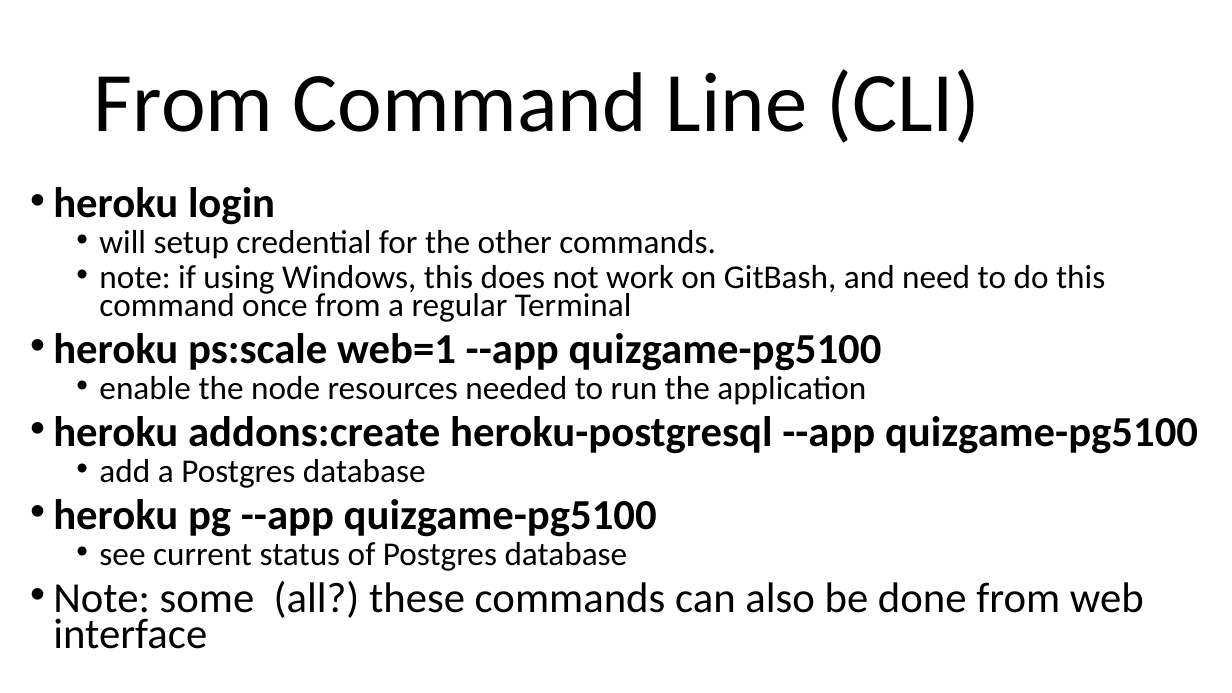
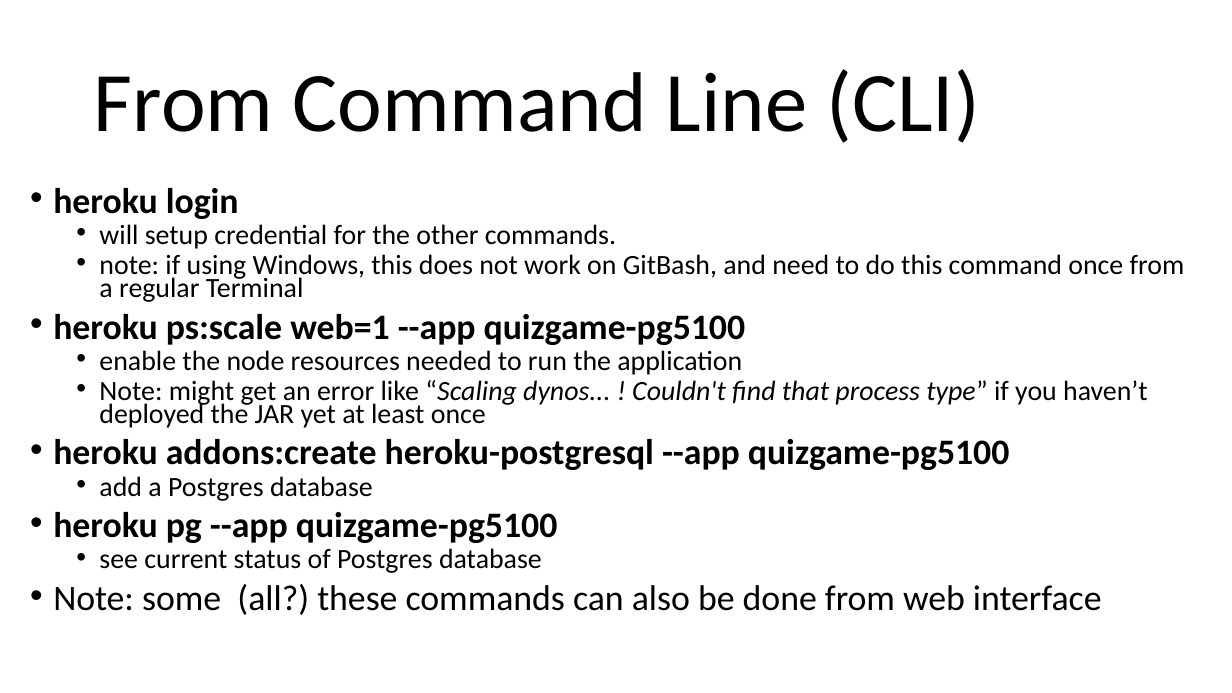
Before and after one commit to arcuri82/testing_security_development_enterprise_systems, a slide deck: slide 20 of doc/intro/slides/lesson_11_ci.pptx (slide 19 before the commit). Drawn at 1232x693 pixels with LibreOffice and Linux fonts; fonts in the diff are those of the drawing. Boxes give left, top, right and bottom in pixels: in the first picture for what was removed or moved away, otherwise in the second. Text is boxed around its words. In the diff, an @@ line names an element or a change of style, - is before the commit and + after.

```diff
--- a/doc/intro/slides/lesson_11_ci.pptx
+++ b/doc/intro/slides/lesson_11_ci.pptx
@@ text at bbox=[53, 188, 1185, 615]: size 33.3 to 27.9 pt in "heroku login", "heroku ps:scale web=1 --app quizgame-pg5100", "heroku addons:create heroku-postgresql --app quizgame-pg5100", "heroku pg --app quizgame-pg5100" and 1 more places; size 25.9 to 21.7 pt in "will setup credential for the other commands.", "note: if using Windows, this does not ...", "enable the node resources needed to run ...", "add a Postgres database" and 1 more places @@
@@ text at bbox=[99, 380, 1148, 428]: paragraph added @@
+  • Note: might get an error like “Scaling dynos... ! Couldn't find that process type” if you haven’t deployed the JAR yet at least once
```
Also in this commit, not shown: 5 other slides changed, 5 other files.
